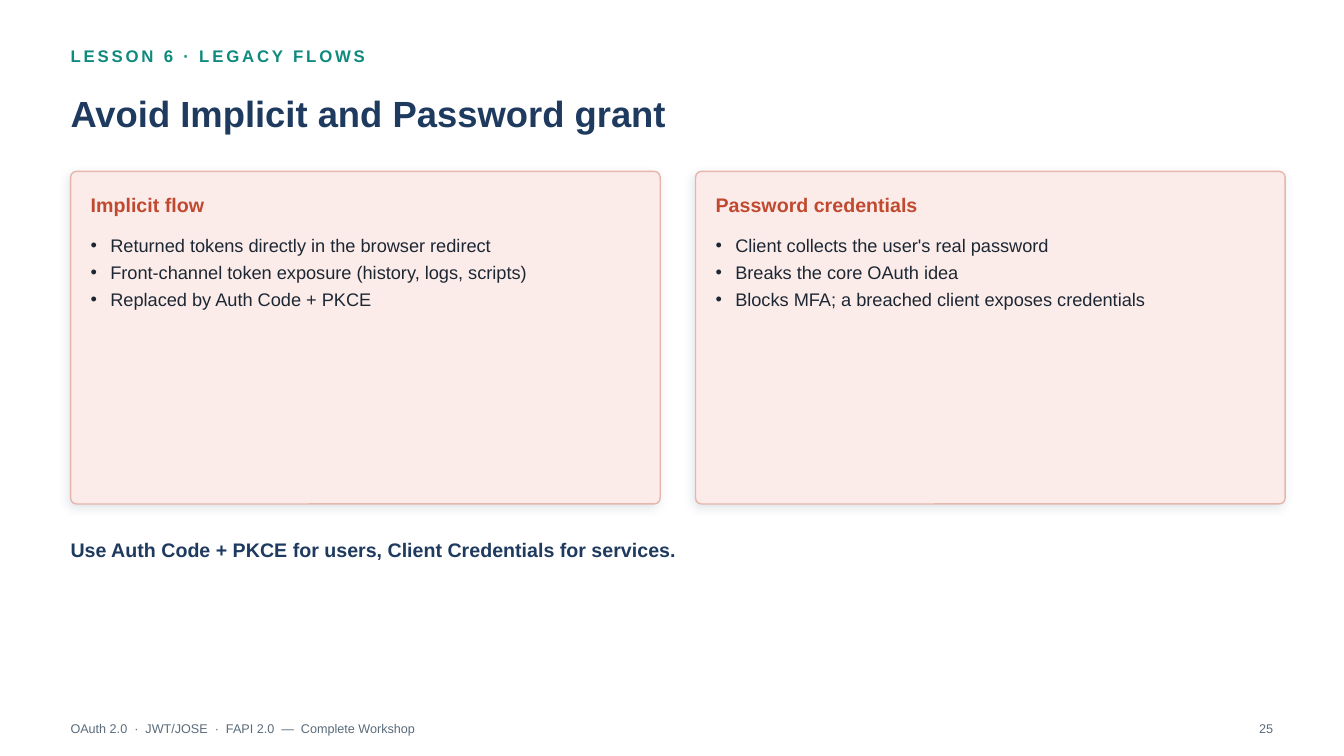
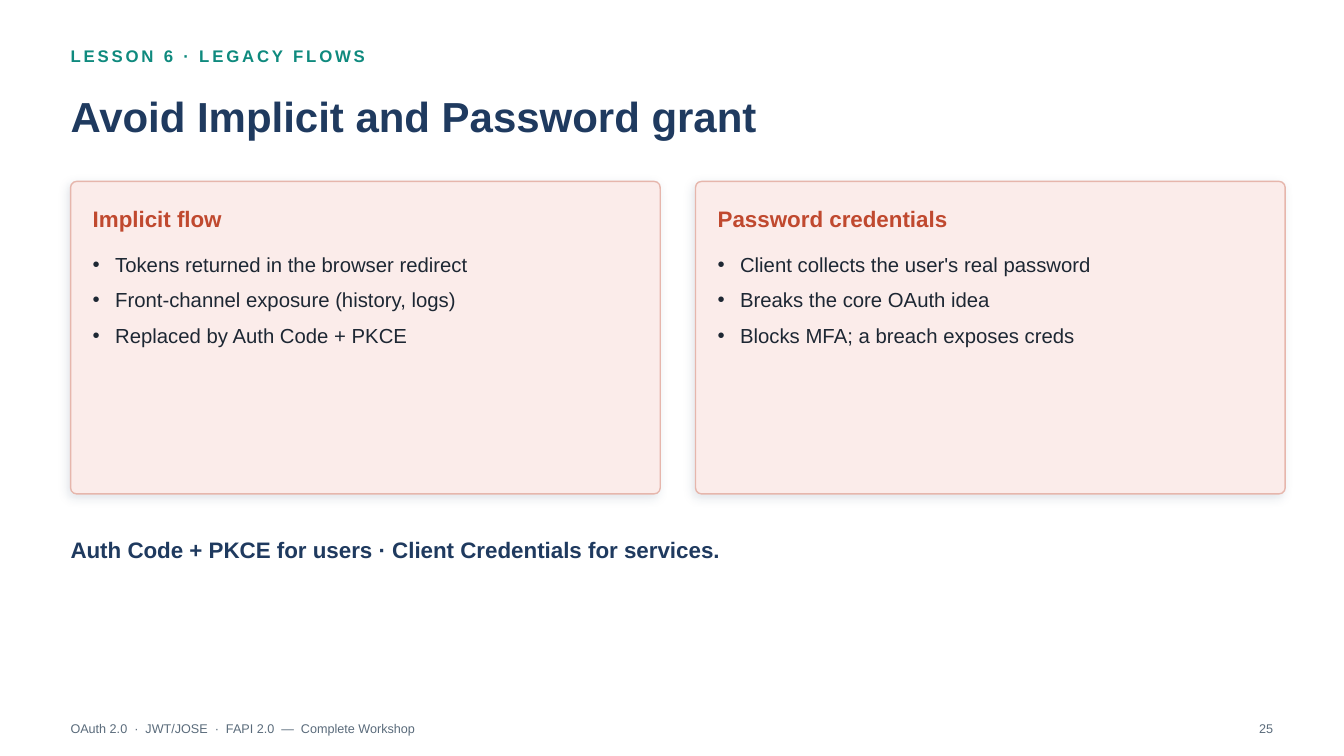
Before and after one commit to jufianto/blog-resource, a slide deck: slide 25 of oauth-learn/export/presentations/oauth_complete_workshop_lessons_1_8.pptx. Drawn at 1344x756 pixels with LibreOffice and Linux fonts; fonts in the diff are those of the drawing. Boxes give left, top, right and bottom in pixels: in the first picture for what was removed or moved away, otherwise in the second. Text is boxed around its words. In the diff, an @@ line names an element or a change of style, - is before the commit and + after.

```diff
--- a/oauth-learn/export/presentations/oauth_complete_workshop_lessons_1_8.pptx
+++ b/oauth-learn/export/presentations/oauth_complete_workshop_lessons_1_8.pptx
@@ text "Avoid Implicit and Password grant" at bbox=[71, 101, 757, 141]: size 26 to 30 pt @@
@@ rounded rectangle: place and size @@
-rounded rectangle at bbox=[71, 171, 660, 504]
+rounded rectangle at bbox=[71, 181, 660, 494]
@@ rounded rectangle at bbox=[71, 181, 660, 494]: proportions changed @@
@@ text "Implicit flow": place and size @@
-text "Implicit flow" at bbox=[91, 197, 204, 216]
+text "Implicit flow" at bbox=[93, 210, 222, 232]
@@ text "Implicit flow" at bbox=[93, 210, 222, 232]: size 14 to 16 pt @@
@@ rounded rectangle at bbox=[696, 181, 1286, 494]: proportions changed @@
@@ rounded rectangle: place and size @@
-rounded rectangle at bbox=[696, 171, 1286, 504]
+rounded rectangle at bbox=[696, 181, 1286, 494]
@@ text "Password credentials" at bbox=[718, 210, 947, 227]: size 14 to 16 pt @@
@@ text "Password credentials": place and size @@
-text "Password credentials" at bbox=[716, 197, 918, 212]
+text "Password credentials" at bbox=[718, 210, 947, 227]
@@ text "Tokens returned in the browser ...": place and size @@
-text "Tokens returned in the browser ..." at bbox=[110, 238, 527, 310]
+text "Tokens returned in the browser ..." at bbox=[115, 257, 468, 348]
@@ text at bbox=[115, 257, 468, 312]: text changed; size 13 to 14.5 pt @@
-• Returned tokens directly in the browser redirect
-• Front-channel token exposure (history, logs, scripts)
+• Tokens returned in the browser redirect
+• Front-channel exposure (history, logs)
@@ text "Client collects the user's real ...": place and size @@
-text "Client collects the user's real ..." at bbox=[735, 238, 1145, 310]
+text "Client collects the user's real ..." at bbox=[740, 257, 1091, 348]
@@ text at bbox=[740, 257, 1091, 308]: size 13 to 14.5 pt in "Client collects the user's real password", "Breaks the core OAuth idea"; indent changed; more space between paragraphs @@
@@ text at bbox=[115, 328, 407, 348]: size 13 to 14.5 pt in "Replaced by Auth Code + PKCE"; indent changed; more space between paragraphs @@
@@ text at bbox=[740, 328, 1075, 348]: text changed; size 13 to 14.5 pt @@
-• Blocks MFA; a breached client exposes credentials
+• Blocks MFA; a breach exposes creds
@@ text at bbox=[71, 541, 720, 559]: text changed; size 14 to 16 pt @@
-Use Auth Code + PKCE for users, Client Credentials for services.
+Auth Code + PKCE for users · Client Credentials for services.
```
Also in this commit, not shown: 23 other slides changed, 30 other files.
